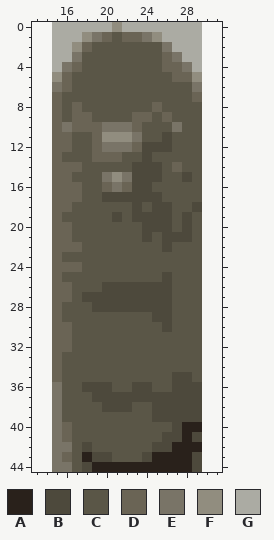
A pixel-art sprite gets an edit: trunk/BattleShip1942/pics/ships/3er.gif. The picture above was drawn from the file before the commit.
The file is 15x45 pixels. Colours within 5 levels of each other are drawn and written as one. Shown: x 13..31, y 0..44. The old version is drawn lined up with the new one, on the new canvas.
Palette (. is transparent): A #29211b  B #4d493c  C #5a5647  D #6a6455  E #797467  F #918d7f  G #ababa3
The result:
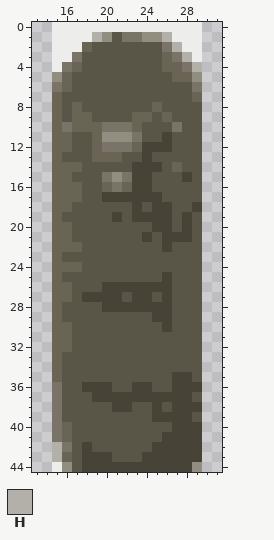
Colours new in this view: H #b2b0a8
The exact change:
canvas 15x45 -> 45x45, the old top-left corner now at 15,0
colour B: #4d493c -> #474337
colour G: #ababa3 -> #ededec
Changed rows in their new state; - is a pixel that keeps its letter.
first column x 17:
 0 ----G--------
 1 -GHF-EEF-H---
 2 G---------H--
 3 -----------H-
 4 ------------H
first column x 25:
15 C
first column x 24:
20 C
first column x 19:
27 ---C--C
28 C------
first column x 15:
37 --------------C
38 -----C-----C---
39 --------------C
40 -------------BB
41 -------------B-
42 H-----------BBB
43 H--B------BBBB-
44 GF--BBBBBBBBBBF
